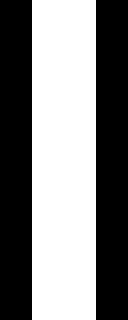
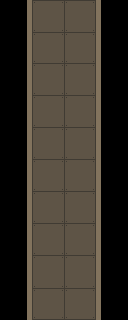
Two versions of the same layered image (128px x 320px). Layer-by-layer changes:
added layer "Calque 3 copie 8" above "Calque 3 copie 7" over [32, 32, 96, 33]
added layer "Calque 3 copie 7" above "Calque 3 copie 6" over [32, 63, 96, 64]
added layer "Calque 3 copie 6" above "Calque 3 copie 5" over [32, 95, 96, 96]
added layer "Calque 3 copie 5" above "Calque 3 copie 4" over [32, 127, 96, 128]
added layer "Calque 3 copie 4" above "Calque 3 copie 3" over [32, 159, 96, 160]
added layer "Calque 3 copie 3" above "Calque 3 copie 2" over [32, 191, 96, 192]
added layer "Calque 3 copie 2" above "Calque 3 copie" over [32, 223, 96, 224]
added layer "Calque 3 copie" above "Calque 5 copie 7" over [32, 255, 96, 256]
added layer "Calque 5 copie 7" above "Calque 5 copie 6" over [34, 34, 94, 62]
added layer "Calque 5 copie 6" above "Calque 5 copie 5" over [34, 65, 94, 94]
added layer "Calque 5 copie 5" above "Calque 5 copie 4" over [34, 97, 94, 126]
added layer "Calque 5 copie 4" above "Calque 5 copie 3" over [34, 129, 94, 158]
added layer "Calque 5 copie 3" above "Calque 5 copie 2" over [34, 161, 94, 190]
added layer "Calque 5 copie 2" above "Calque 5 copie" over [34, 225, 94, 254]
added layer "Calque 5 copie" above "Calque 5" over [34, 193, 94, 222]
added layer "Calque 5" above "Calque 3" over [34, 257, 94, 287]
added layer "Calque 3" above "Calque 4 copie" over [32, 0, 96, 289]
added layer "Calque 4 copie" above "Calque 4" over [34, 290, 94, 318]
added layer "Calque 4" above "Calque 1" over [34, 2, 94, 31]
painted on "Calque 1" over [32, 0, 96, 320]
added layer "Calque 2" above "Arrière-plan" over [27, 0, 101, 320]
